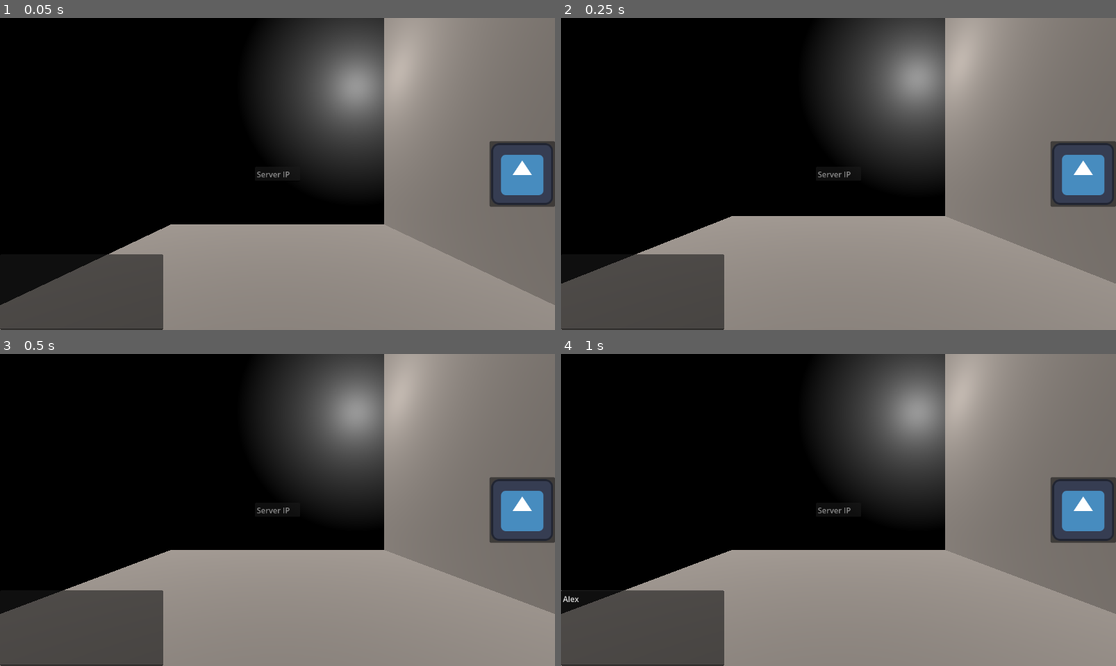
Above: before the commit, frames 1-4 (two rows, left to right).
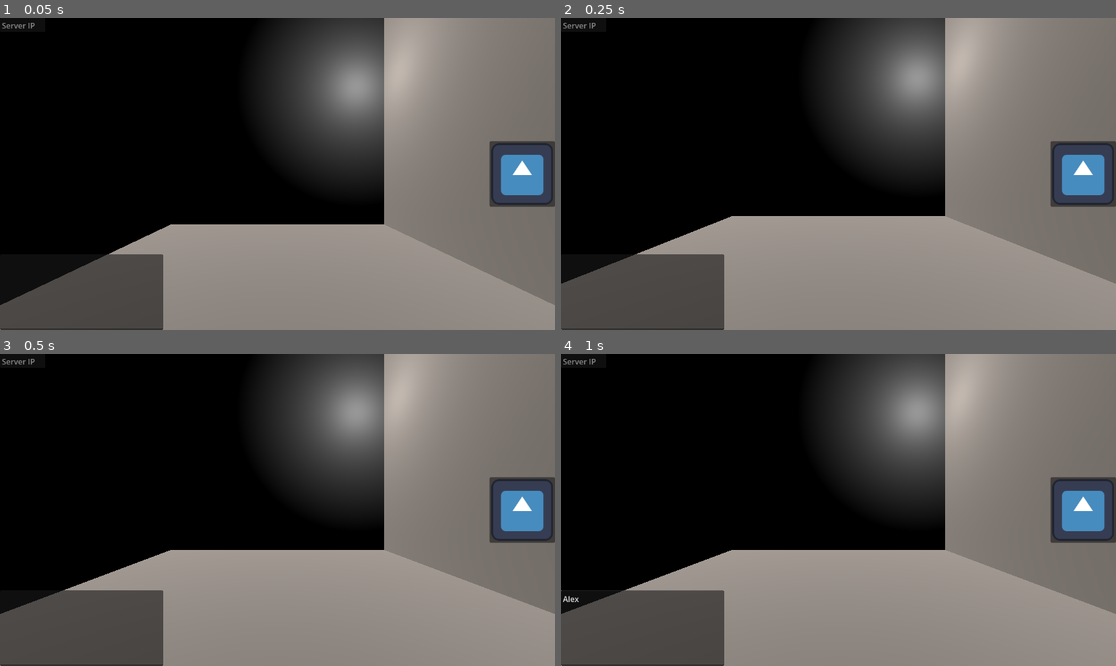
Above: after the commit, the same moments.

Repository: rshchekotov/MazeShiftMayhem
Game: Godot game, scene res://Scenes/main.tscn
The game is run twice, just before and just after one commit, with the same random seed, the same clock (stepped at 60 frames per second) and the same inputs. The engine's default icon, where the game draws it, is replaced by a stand-in: a white triangle on a blue panel in a dark square.
Inputs (mouse positions are in pixels of both pictures, inside the frame that each line leads up to):
- Up to frame 1 (0.05 s): no input
- Up to frame 2 (0.25 s): no input
- Up to frame 3 (0.5 s): no input
- Up to frame 4 (1 s): click (644, 628) at 0.52 s; type "Alex" at 0.6 s

The runs differ from the first frame. In frame 1, 0.1% of the frame differs, in the area x 0-53%, y 1-52%; in frame 2, 0.1%; in frame 3, 0.1%; in frame 4, 0.1%.

Commit message:
add player model syncranisation test
- fix player not being able to use the mouse to move camera view around
- minor change to player ui

Diff:
--- a/Scenes/player.tscn
+++ b/Scenes/player.tscn
@@ -1,10 +1,18 @@
-[gd_scene load_steps=4 format=3 uid="uid://bp1idjs03xumg"]
+[gd_scene load_steps=5 format=3 uid="uid://bp1idjs03xumg"]
 
 [ext_resource type="Script" path="res://Scripts/PlayerScript.gd" id="1_enfve"]
 
 [sub_resource type="CapsuleMesh" id="CapsuleMesh_omu1k"]
 
 [sub_resource type="CapsuleShape3D" id="CapsuleShape3D_6ar3j"]
+
+[sub_resource type="SceneReplicationConfig" id="SceneReplicationConfig_aumut"]
+properties/0/path = NodePath("CharacterBody3D:position")
+properties/0/spawn = true
+properties/0/replication_mode = 2
+properties/1/path = NodePath("CharacterBody3D:rotation")
+properties/1/spawn = true
+properties/1/replication_mode = 2
 
 [node name="Player" type="Node3D"]
 
@@ -23,3 +31,6 @@
 transform = Transform3D(-4.37114e-08, 0, 1, 0, 1, 0, -1, 0, -4.37114e-08, 0, 1.5, 0)
 
 [node name="Camera3D" type="Camera3D" parent="CharacterBody3D/Neck"]
+
+[node name="MultiplayerSynchronizer" type="MultiplayerSynchronizer" parent="."]
+replication_config = SubResource("SceneReplicationConfig_aumut")
--- a/Scenes/server_ui.tscn
+++ b/Scenes/server_ui.tscn
@@ -13,6 +13,7 @@
 anchor_bottom = 1.0
 grow_horizontal = 2
 grow_vertical = 2
+mouse_filter = 2
 script = ExtResource("1_k4cvl")
 
 [node name="Button" type="Button" parent="."]
@@ -27,22 +28,14 @@
 offset_bottom = 4.0
 grow_horizontal = 0
 grow_vertical = 2
+mouse_filter = 1
 icon = ExtResource("2_qegu3")
 script = ExtResource("1_jnlcn")
 
 [node name="LineEdit" type="LineEdit" parent="."]
 layout_mode = 1
-anchors_preset = 8
-anchor_left = 0.5
-anchor_top = 0.5
-anchor_right = 0.5
-anchor_bottom = 0.5
-offset_left = -33.5312
-offset_top = -15.5
-offset_right = 33.5312
-offset_bottom = 15.5
-grow_horizontal = 2
-grow_vertical = 2
+offset_right = 94.0
+offset_bottom = 31.0
 placeholder_text = "Server IP"
 expand_to_text_length = true
 virtual_keyboard_enabled = false
